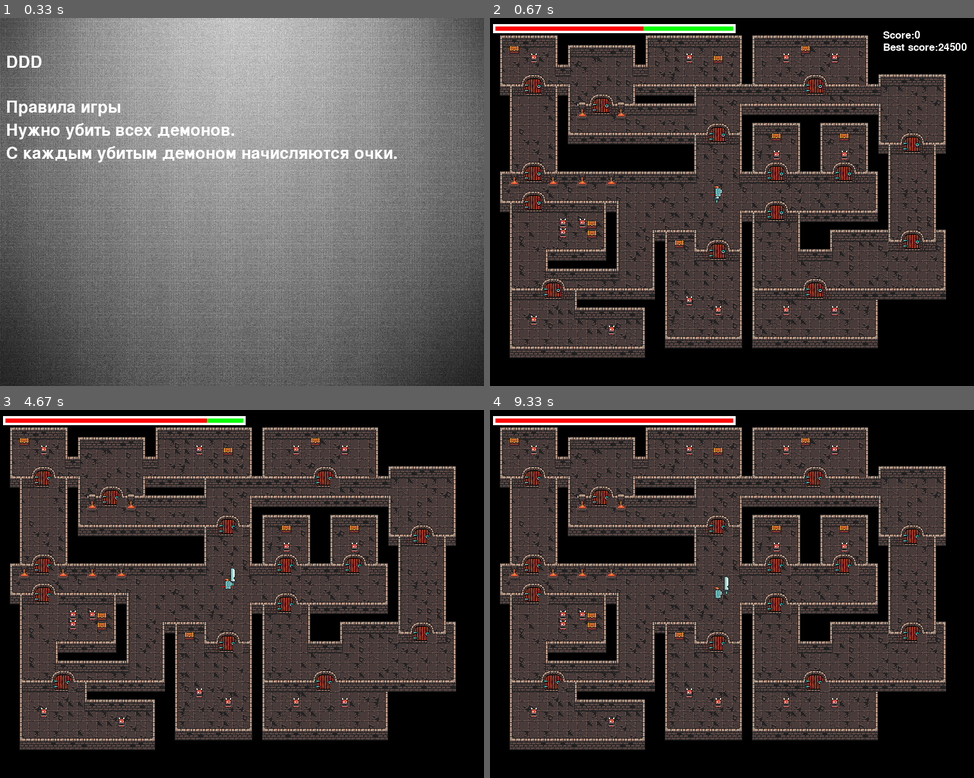
Above: before the commit, frames 1-4 (two rows, left to right).
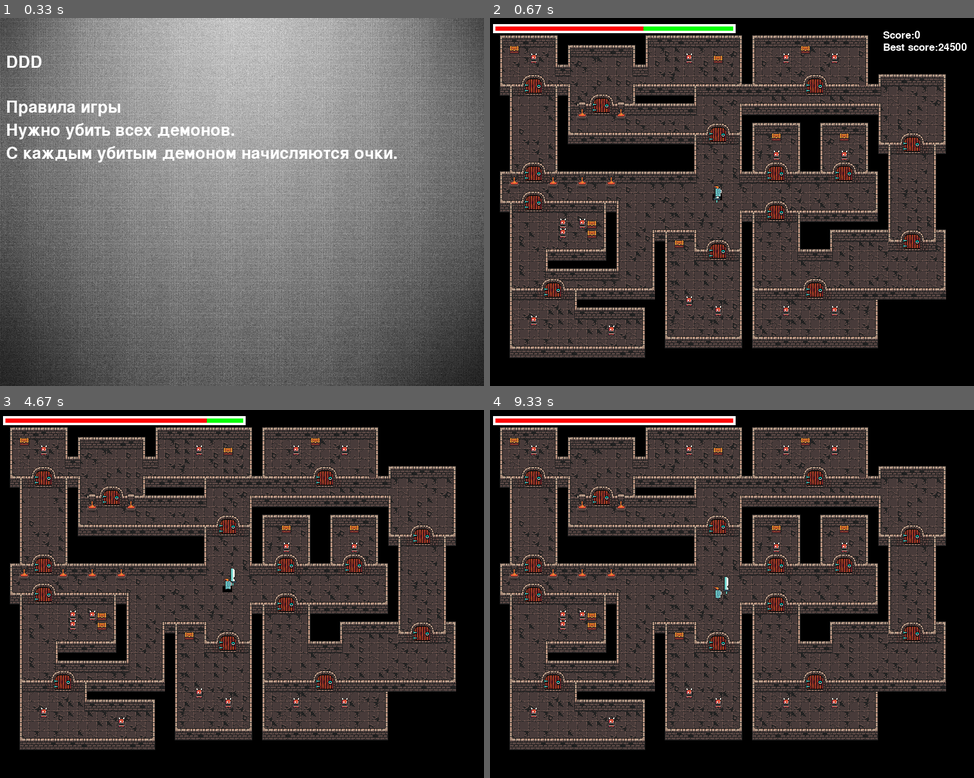
Above: after the commit, the same moments.

Repository: Klef99/yandexlyceum-pygame
Game: pygame game, started from main.py
Two runs of this game, one before a commit and one after it. Both use one fixed random seed, a clock stepped at 60 frames per second and the inputs below.
Inputs:
- Up to frame 1 (0.33 s): no input
- Up to frame 2 (0.67 s): hold Up from 0.33 s (still down)
- Up to frame 3 (4.67 s): release Up at 0.8 s; tap Space at 0.83, 1.23, 1.57, 1.97, 2.37, 2.7, 3.03, 3.43, 3.83, 4.17, 4.5 s; hold Down 1.17-1.47 s; hold Up 1.5-1.87 s; hold Down 1.9-2.27 s; hold Up 2.3-2.6 s; hold Down 2.63-2.93 s; hold Up 2.97-3.33 s; hold Down 3.37-3.73 s; hold Up 3.77-4.07 s; hold Down 4.1-4.4 s; hold Up from 4.43 s (still down)
- Up to frame 4 (9.33 s): release Up at 4.8 s; hold Down 4.83-5.2 s; tap Space at 4.9, 5.3, 5.63, 5.97, 6.37, 6.77, 7.1, 7.43, 8.17, 8.57, 8.9, 9.23 s; hold Up 5.23-5.53 s; hold Down 5.57-5.87 s; hold Up 5.9-6.27 s; hold Down 6.3-6.67 s; hold Up 6.7-7 s; hold Down 7.03-7.33 s; hold Up 7.37-7.73 s; tap S at 7.77 s; hold Down 8.1-8.47 s; hold S 8.1-8.47 s; hold Up 8.5-8.8 s; hold W 8.5-8.8 s; hold Down 8.83-9.13 s; hold S 8.83-9.13 s; hold Up from 9.17 s (still down); hold W from 9.17 s (still down)

Frame 1 is identical in both runs. In frame 2, less than 0.1% of the frame differs, in the area x 45-48%, y 47-50%; in frame 3, 0.6%, in the area x 10-91%, y 18-77%; in frame 4, 0.6%.

Commit message:
Empty border

Diff:
--- a/main.py
+++ b/main.py
@@ -118,7 +118,7 @@
 lava_fountain_top_image = load_image('wall_fountain_top.png')
 sword = load_image('weapon_anime_sword.png')
 empty_image = load_image('empty.png')
-shadow_checker_image = load_image('border_checker3.png')
+shadow_checker_image = load_image('border_checker6.png')
 border_floor_top_image = load_image('border_floor_t3.png')
 border_floor_right_image = load_image('border_floor_r3.png')
 border_floor_bottom_image = load_image('border_floor_b3.png')
@@ -1001,10 +1001,12 @@
             all_sprites.draw(screen)
             weapon_group.draw(screen)
             player_group.draw(screen)
-
-            all_sprites.update()
-            weapon_group.update()
-            player_group.update()
+            door_group.draw(screen)
+
+            all_sprites.update()
+            weapon_group.update()
+            player_group.update()
+            door_group.update()
             pygame.display.flip()
             pygame.time.wait(10)
             if weapon.hit_check():
@@ -1015,10 +1017,12 @@
             all_sprites.draw(screen)
             weapon_group.draw(screen)
             player_group.draw(screen)
-
-            all_sprites.update()
-            weapon_group.update()
-            player_group.update()
+            door_group.draw(screen)
+
+            all_sprites.update()
+            weapon_group.update()
+            player_group.update()
+            door_group.update()
             pygame.display.flip()
             pygame.time.wait(10)
             if weapon.hit_check():
@@ -1029,10 +1033,12 @@
             all_sprites.draw(screen)
             weapon_group.draw(screen)
             player_group.draw(screen)
-
-            all_sprites.update()
-            weapon_group.update()
-            player_group.update()
+            door_group.draw(screen)
+
+            all_sprites.update()
+            weapon_group.update()
+            player_group.update()
+            door_group.update()
             pygame.display.flip()
             pygame.time.wait(10)
             if weapon.hit_check():
@@ -1043,10 +1049,12 @@
             all_sprites.draw(screen)
             weapon_group.draw(screen)
             player_group.draw(screen)
-
-            all_sprites.update()
-            weapon_group.update()
-            player_group.update()
+            door_group.draw(screen)
+
+            all_sprites.update()
+            weapon_group.update()
+            player_group.update()
+            door_group.update()
             pygame.display.flip()
             pygame.time.wait(10)
             if weapon.hit_check():
@@ -1065,10 +1073,12 @@
             all_sprites.draw(screen)
             weapon_group.draw(screen)
             player_group.draw(screen)
-
-            all_sprites.update()
-            weapon_group.update()
-            player_group.update()
+            door_group.draw(screen)
+
+            all_sprites.update()
+            weapon_group.update()
+            player_group.update()
+            door_group.update()
             pygame.display.flip()
             pygame.time.wait(10)
             if weapon.hit_check():
@@ -1079,10 +1089,12 @@
             all_sprites.draw(screen)
             weapon_group.draw(screen)
             player_group.draw(screen)
-
-            all_sprites.update()
-            weapon_group.update()
-            player_group.update()
+            door_group.draw(screen)
+
+            all_sprites.update()
+            weapon_group.update()
+            player_group.update()
+            door_group.update()
             pygame.display.flip()
             pygame.time.wait(10)
             if weapon.hit_check():
@@ -1093,10 +1105,12 @@
             all_sprites.draw(screen)
             weapon_group.draw(screen)
             player_group.draw(screen)
-
-            all_sprites.update()
-            weapon_group.update()
-            player_group.update()
+            door_group.draw(screen)
+
+            all_sprites.update()
+            weapon_group.update()
+            player_group.update()
+            door_group.update()
             pygame.display.flip()
             pygame.time.wait(10)
             if weapon.hit_check():
@@ -1107,10 +1121,12 @@
             all_sprites.draw(screen)
             weapon_group.draw(screen)
             player_group.draw(screen)
-
-            all_sprites.update()
-            weapon_group.update()
-            player_group.update()
+            door_group.draw(screen)
+
+            all_sprites.update()
+            weapon_group.update()
+            player_group.update()
+            door_group.update()
             pygame.display.flip()
             pygame.time.wait(10)
             if weapon.hit_check():
@@ -1129,10 +1145,12 @@
             all_sprites.draw(screen)
             weapon_group.draw(screen)
             player_group.draw(screen)
-
-            all_sprites.update()
-            weapon_group.update()
-            player_group.update()
+            door_group.draw(screen)
+
+            all_sprites.update()
+            weapon_group.update()
+            player_group.update()
+            door_group.update()
             pygame.display.flip()
             pygame.time.wait(10)
             if weapon.hit_check():
@@ -1143,10 +1161,12 @@
             all_sprites.draw(screen)
             weapon_group.draw(screen)
             player_group.draw(screen)
-
-            all_sprites.update()
-            weapon_group.update()
-            player_group.update()
+            door_group.draw(screen)
+
+            all_sprites.update()
+            weapon_group.update()
+            player_group.update()
+            door_group.update()
             pygame.display.flip()
             pygame.time.wait(10)
             if weapon.hit_check():
@@ -1157,10 +1177,12 @@
             all_sprites.draw(screen)
             weapon_group.draw(screen)
             player_group.draw(screen)
-
-            all_sprites.update()
-            weapon_group.update()
-            player_group.update()
+            door_group.draw(screen)
+
+            all_sprites.update()
+            weapon_group.update()
+            player_group.update()
+            door_group.update()
             pygame.display.flip()
             pygame.time.wait(10)
             if weapon.hit_check():
@@ -1171,10 +1193,12 @@
             all_sprites.draw(screen)
             weapon_group.draw(screen)
             player_group.draw(screen)
-
-            all_sprites.update()
-            weapon_group.update()
-            player_group.update()
+            door_group.draw(screen)
+
+            all_sprites.update()
+            weapon_group.update()
+            player_group.update()
+            door_group.update()
             pygame.display.flip()
             pygame.time.wait(10)
             if weapon.hit_check():
@@ -1193,10 +1217,12 @@
             all_sprites.draw(screen)
             weapon_group.draw(screen)
             player_group.draw(screen)
-
-            all_sprites.update()
-            weapon_group.update()
-            player_group.update()
+            door_group.draw(screen)
+
+            all_sprites.update()
+            weapon_group.update()
+            player_group.update()
+            door_group.update()
             pygame.display.flip()
             pygame.time.wait(10)
             if weapon.hit_check():
@@ -1207,10 +1233,12 @@
             all_sprites.draw(screen)
             weapon_group.draw(screen)
             player_group.draw(screen)
-
-            all_sprites.update()
-            weapon_group.update()
-            player_group.update()
+            door_group.draw(screen)
+
+            all_sprites.update()
+            weapon_group.update()
+            player_group.update()
+            door_group.update()
             pygame.display.flip()
             pygame.time.wait(10)
             if weapon.hit_check():
@@ -1221,10 +1249,12 @@
             all_sprites.draw(screen)
             weapon_group.draw(screen)
             player_group.draw(screen)
-
-            all_sprites.update()
-            weapon_group.update()
-            player_group.update()
+            door_group.draw(screen)
+
+            all_sprites.update()
+            weapon_group.update()
+            player_group.update()
+            door_group.update()
             pygame.display.flip()
             pygame.time.wait(10)
             if weapon.hit_check():
@@ -1235,10 +1265,12 @@
             all_sprites.draw(screen)
             weapon_group.draw(screen)
             player_group.draw(screen)
-
-            all_sprites.update()
-            weapon_group.update()
-            player_group.update()
+            door_group.draw(screen)
+
+            all_sprites.update()
+            weapon_group.update()
+            player_group.update()
+            door_group.update()
             pygame.display.flip()
             pygame.time.wait(10)
             if weapon.hit_check():
